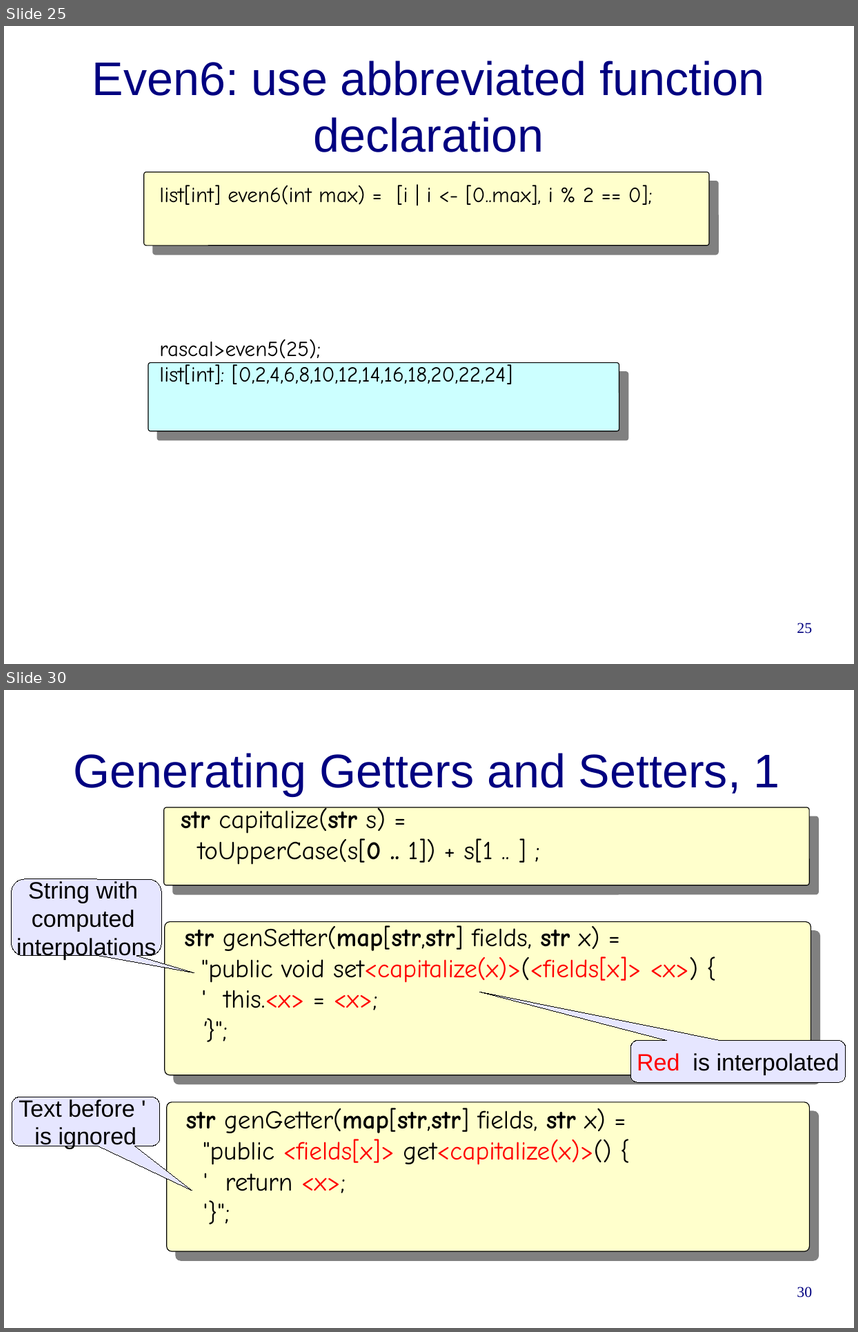
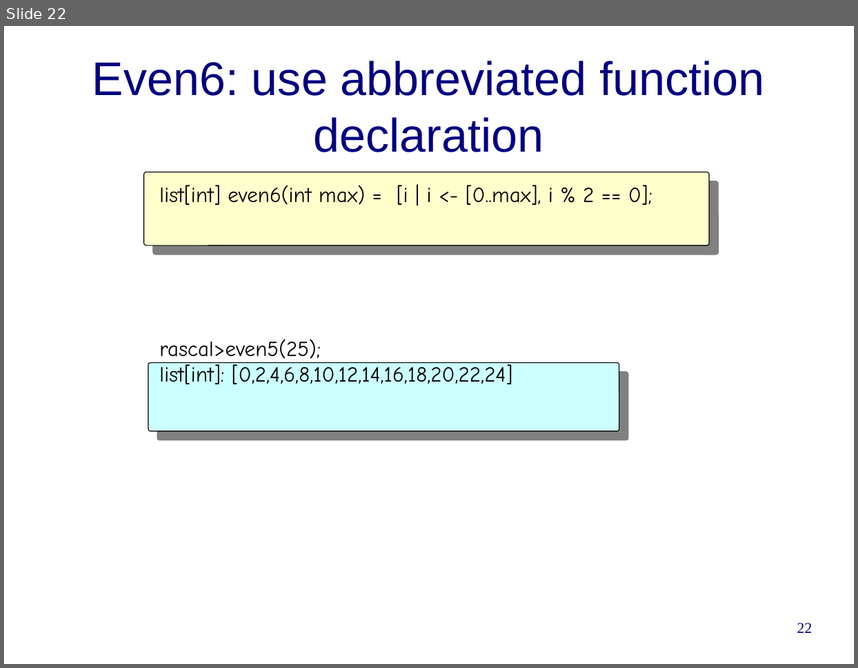
Before and after one commit to cwi-swat/rascal-course-pldi-2015, a slide deck: presentations/rascal-overview.odp. Shown one above the other, each under a label of ours: slides 25 and 30 before the commit, slide 22 after it; the slides between them are not shown. The pictures are 858x1332 and 858x668 pixels, drawn with LibreOffice and Linux fonts; fonts in the diff are those of the drawing; background and template pictures are left out. Boxes give left, top, right and bottom in pixels: in the first picture for what was removed or moved away, otherwise in the second. Text is boxed around its words. In the diff, an @@ line names an element or a change of style, - is before the commit and + after.

```diff
--- a/presentations/rascal-overview.odp
+++ b/presentations/rascal-overview.odp
@@ slide 30 removed at [4,690,854,1328], background #FFFFFF @@
@@ title removed at [74,753,780,796] @@
-Generating Getters and Setters, 1
@@ rounded rectangle removed at [163,807,809,885] @@
@@ text removed at [181,807,493,865] @@
-str capitalize(str s) =
-toUpperCase(s[0 .. 1]) + s[1 .. ] ;
@@ rounded speech box removed at [12,879,162,956] @@
-String with
-computed
-interpolations
@@ rounded rectangle removed at [165,921,811,1075] @@
@@ text removed at [184,925,698,1010] @@
-str genSetter(map[str,str] fields, str x) =
-"public void set<capitalize(x)>(<fields[x]> <x>) {
-' this.<x> = <x>;
-'}";
@@ rounded speech box removed at [631,1041,846,1082] @@
-Red is interpolated
@@ rounded speech box removed at [12,1096,160,1146] @@
-Text before '
-is ignored
@@ rounded rectangle removed at [167,1102,810,1251] @@
@@ text removed at [186,1107,611,1193] @@
-str genGetter(map[str,str] fields, str x) =
-"public <fields[x]> get<capitalize(x)>() {
-' return <x>;
-'}";
@@ page number removed at [797,1286,812,1297] @@
-30
@@ what was slide 25 is now slide 22 @@
@@ page number at [797,622,812,633]: text changed @@
-25
+22
```
Also in this commit, not shown: 4 slides changed, 2 slides added, 11 other slides removed, 2 other files.
